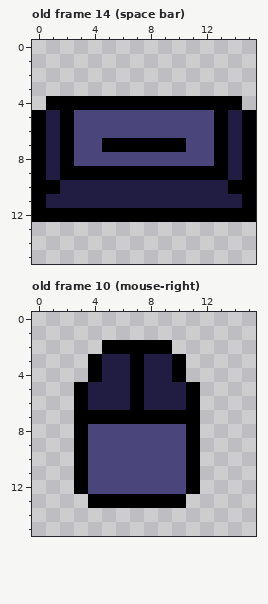
Two states of a pixel-art file, Amano/Assets/Prefabs/Objects/Sprites/interact_button_sprite.aseprite. The picture above is the old version.
16x16 pixels, 16 frames. Shown: old frame 14 (space bar), old frame 10 (mouse-right). The commit also changed other frames, which this record leaves out.
New version:
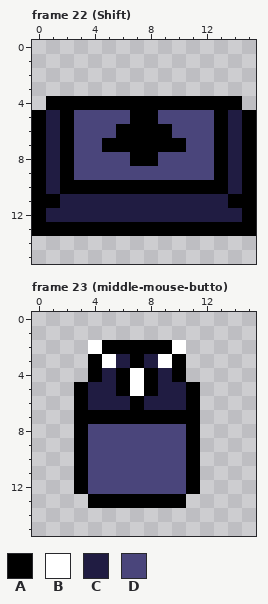
Palette (. is transparent): A #000000  B #ffffff  C #201c42  D #4a457b
A new or re-ordered frame is compared with the old frame closest to it.
Log entry: Decorate Cave rooms & Add new button icons
What changed:
frames 16 -> 25
--- frame 22 (Shift) is new; against old frame 14 (space bar)
@@ x 0..15 @@
  4 .AAAAAAAAAAAAAA.
- 5 ACADDDDDDDDDDACA
- 6 ACADDDDDDDDDDACA
+ 5 ACADDDDAADDDDACA
+ 6 ACADDDAAAADDDACA
  7 ACADDAAAAAADDACA
- 8 ACADDDDDDDDDDACA
- 9 ACAAAAAAAAAAAACA
-10 AACCCCCCCCCCCCAA
-11 ACCCCCCCCCCCCCCA
-12 AAAAAAAAAAAAAAAA
-13 ................
+ 8 ACADDDDAADDDDACA
+ 9 ACADDDDDDDDDDACA
+10 ACAAAAAAAAAAAACA
+11 AACCCCCCCCCCCCAA
+12 ACCCCCCCCCCCCCCA
+13 AAAAAAAAAAAAAAAA
 14 ................
--- frame 23 (middle-mouse-butto) is new; against old frame 10 (mouse-right)
@@ x 2..12 @@
  1 ...........
- 2 ...AAAAA...
- 3 ..ACCACCA..
- 4 ..ACCACCA..
- 5 .ACCCACCCA.
+ 2 ..BAAAAAB..
+ 3 ..ABCACBA..
+ 4 ..ACABACA..
+ 5 .ACCABACCA.
  6 .ACCCACCCA.
Where, in picture pixels (left, top, right, bottom), the same in both pictures:
changed: (32, 110, 256, 236)
changed: (88, 340, 186, 396)
